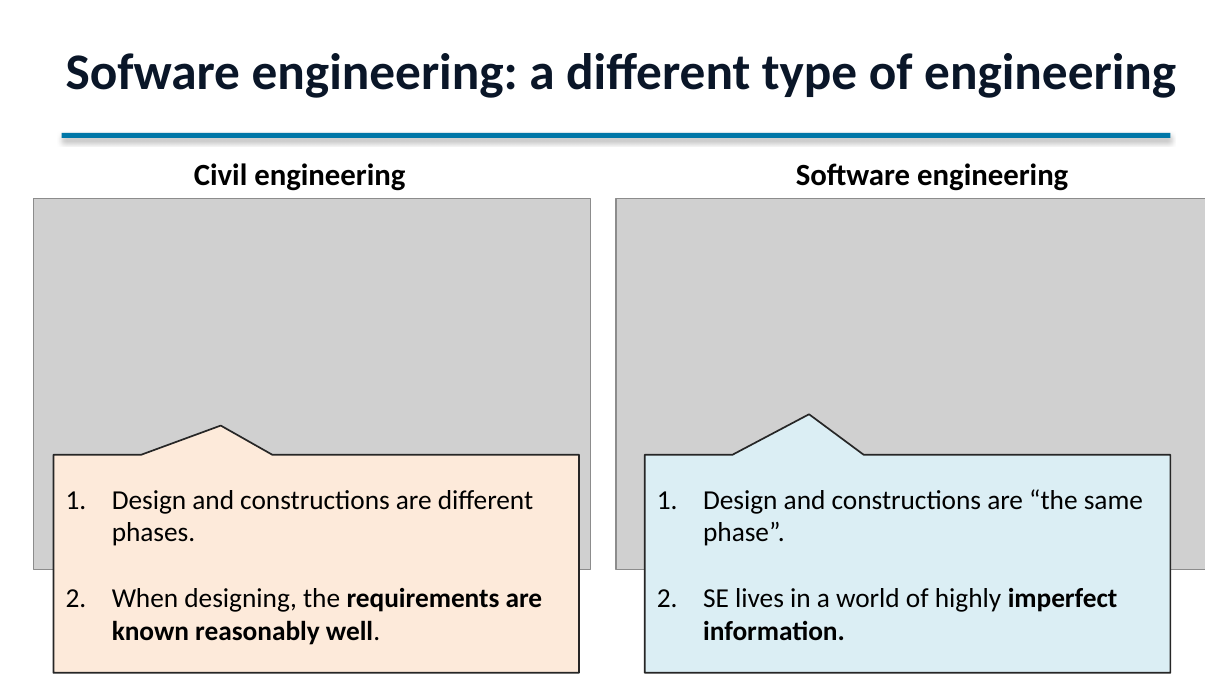
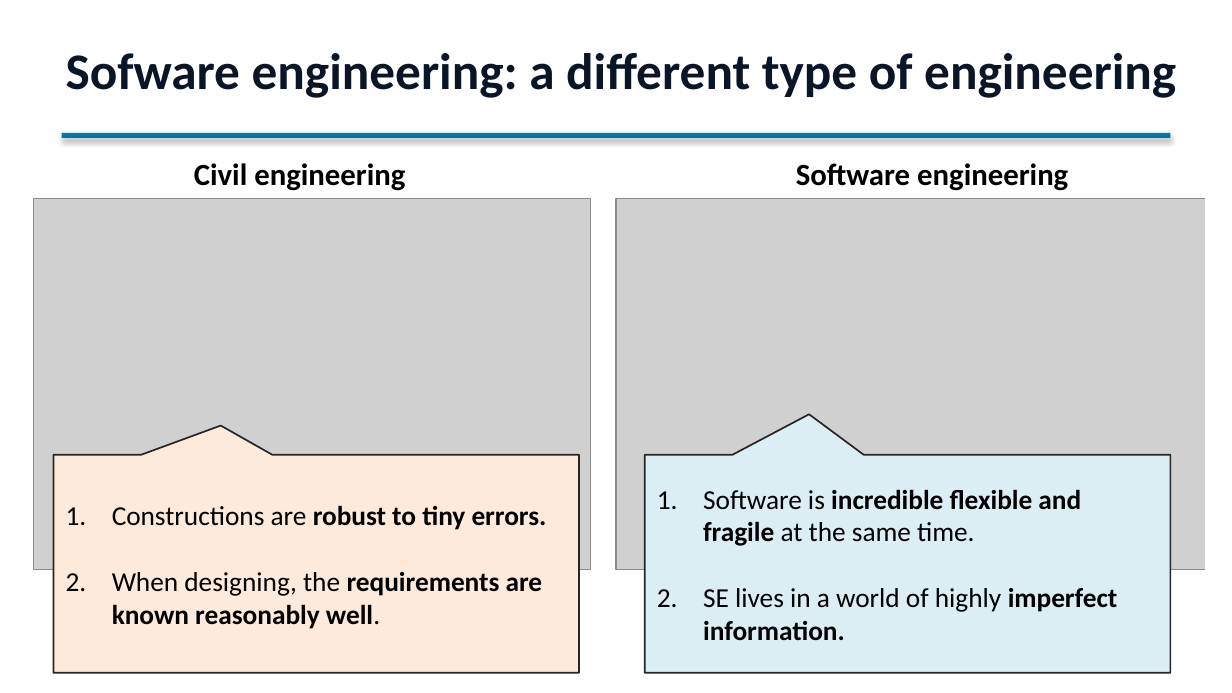
Before and after one commit to sefop/sefop-training-hub, a slide deck: slide 10 of workshops/2026-06-29-purdue/Purdue_Workshop.pptx. Drawn at 1232x693 pixels with LibreOffice and Linux fonts; fonts in the diff are those of the drawing; grey boxes stand for pictures. Boxes give left, top, right and bottom in pixels: in the first picture for what was removed or moved away, otherwise in the second. Text is boxed around its words. In the diff, an @@ line names an element or a change of style, - is before the commit and + after.

```diff
--- a/workshops/2026-06-29-purdue/Purdue_Workshop.pptx
+++ b/workshops/2026-06-29-purdue/Purdue_Workshop.pptx
@@ text in speech box at [112, 505, 547, 530]: text changed; bold on @@
-1. Design and constructions are different phases.
+1. Constructions are robust to tiny errors.
@@ text in speech box at [703, 489, 1081, 546]: text changed; bold on @@
-1. Design and constructions are “the same phase”.
+1. Software is incredible flexible and fragile at the same time.
```
Also in this commit, not shown: 2 other slides changed, 5 slides added, 1 other file.
